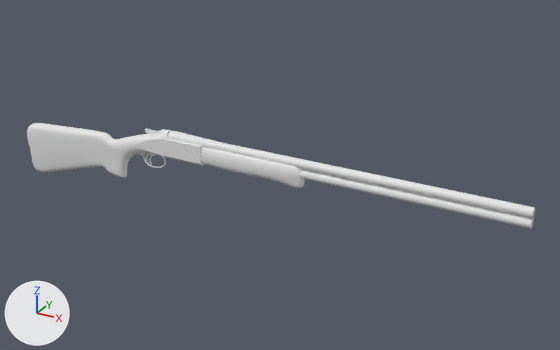
The Blender file Over Under.blend as it was, and as the next commit left it.
Rendered twice from a 50 mm camera at (2.9, -4.62, 2.49) aimed at (0.25, 0.18, 0.09). The lights are fixed; the arrows at lower left show +X, +Y and +Z. The picture after the commit comes second.

Names of what the first picture shows: 'Barrels', 'Foregrip', 'Hinge (Stock)', 'Stock' and 5 more.
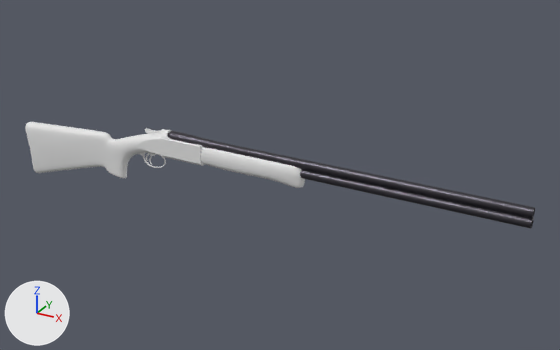
Boxes [x1, y1, x2, y2] around the edits, measured in the pictures (560 x 350 px):
part 1 of me_cylinder, recoloured (white to grey): [171, 131, 535, 229] in both

Edits to the bpy script that builds the scene:
```text
Add mat_gunmetal:
    mat_gunmetal = bpy.data.materials.new('Gunmetal')
    # nodes: BsdfPrincipled, Bump, Mapping, Mix, OutputMaterial, TexCoord, TexNoise, TexVoronoi, ValToRGB
    # colours: dark grey #535057, grey #9c9c9c, light grey #cbcbcb
Change me_cylinder:
    where me_cylinder.from_pydata(...)  # 640 vertices, 640 faces; spans x -0.67..2.1, y -0.05..0.05, z -0.08..0.08
    used by ob_barrels; location = (0.084, 0.0, 0.269)
    me_cylinder part 1: 640 faces spanning x -0.67..2.1, y -0.05..0.05, z -0.08..0.08 switch from no material to mat_gunmetal
```
